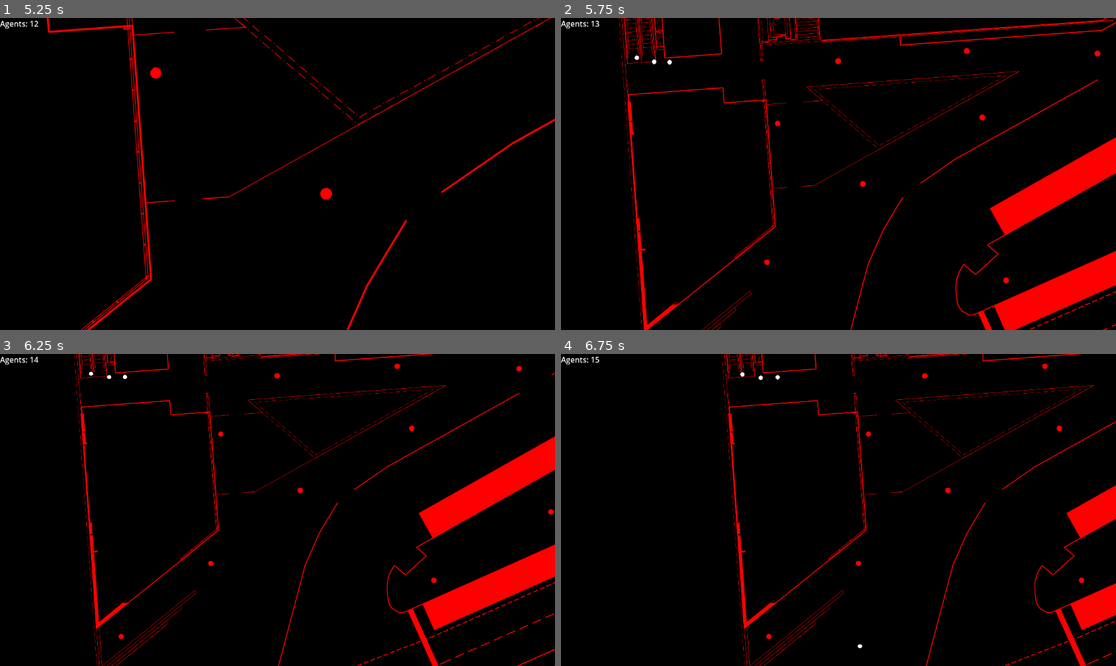
Above: before the commit, frames 1-4 (two rows, left to right).
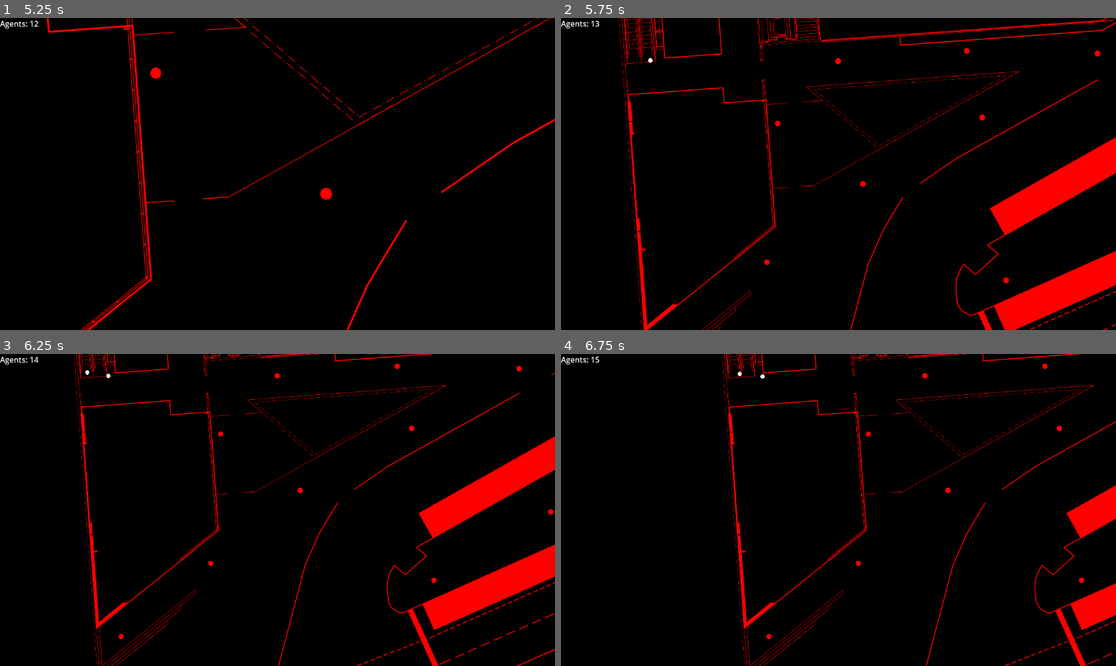
Above: after the commit, the same moments.

Repository: LukasEliasson/molndalsbro-simulering
Game: Godot game, scene res://scenes/Main.tscn
Two runs of this game, one before a commit and one after it. Both use one fixed random seed, a clock stepped at 60 frames per second and the inputs below. This scene is started directly instead of the project's main scene.
Inputs (mouse positions are in pixels of both pictures, inside the frame that each line leads up to):
- Up to frame 1 (5.25 s): move the mouse to (399, 158) at 0.52 s; hold S (camera_down) 0.53-1.28 s; move the mouse to (166, 189) at 1.27 s; tap A (camera_left) at 1.35 s; tap Enter at 2, 4.25 s; move the mouse to (333, 105) at 2.02 s; hold D (camera_right) 2.03-2.78 s; move the mouse to (249, 236) at 2.77 s; tap W (camera_up) at 2.85 s; tap Space (simulation_pause) at 3.5, 5 s; move the mouse to (444, 220) at 3.52 s; hold Shift (shift) 3.53-4.28 s; move the mouse to (111, 127) at 4.27 s; tap Mouse wheel up (zoom_in) at 4.35 s; move the mouse to (305, 174) at 5.02 s; hold Mouse wheel down (zoom_out) from 5.03 s (still down)
- Up to frame 2 (5.75 s): keep holding Mouse wheel down (zoom_out)
- Up to frame 3 (6.25 s): move the mouse to (194, 432) at 5.77 s; release Mouse wheel down (zoom_out) at 5.78 s; tap S (camera_down) at 5.85 s
- Up to frame 4 (6.75 s): move the mouse to (960, 494) at 6.52 s; hold A (camera_left) from 6.53 s (still down)

Frame 1 is identical in both runs. In frame 2, less than 0.1% of the frame differs, in the area x 13-21%, y 12-15%; in frame 3, less than 0.1%; in frame 4, less than 0.1%, in the area x 31-55%, y 5-95%.

Commit message:
Changed standard weights

Diff:
--- a/config.cfg
+++ b/config.cfg
@@ -1,30 +1,30 @@
 [Combo]
 
-Stairs1=1.0
-Stairs2=0.5
+Stairs1=1.5
+Stairs2=0.1
 Stairs3=0.1
-Street1=1.0
-Street2=1.0
+Street1=0.5
+Street2=0.3
 Elevator1=0.1
-Elevator2=0.1
+Elevator2=0.05
 
 [Entry]
 
-Escalator1_1=1.0
-Escalator2_1=1.0
+Escalator1_1=2.0
+Escalator2_1=4.0
 
 [Exit]
 
-Escalator1_2=1.0
-Escalator2_2=1.0
+Escalator1_2=2.0
+Escalator2_2=4.0
 
 [Cluster]
 
-Bus1=1.0
-Bus2=1.0
-Bus3=1.0
-Bus4=1.0
-Bus5=1.0
-Bus6=1.0
-Bus7=1.0
-Bus8=1.0
+Bus1=0.5
+Bus2=0.5
+Bus3=0.5
+Bus4=0.5
+Bus5=0.5
+Bus6=0.5
+Bus7=0.5
+Bus8=0.5
--- a/scripts/Main.gd
+++ b/scripts/Main.gd
@@ -64,25 +64,25 @@
 		camera.position += input_dir.normalized() * MOVE_SPEED * delta * multi / camera.zoom.x
 
 func create_default_config():
-	config_file.set_value("Combo", "Stairs1", 1.0) # TODO Create default values
+	config_file.set_value("Combo", "Stairs1", 1.5) # TODO Create default values
 	config_file.set_value("Combo", "Stairs2", 0.1)
-	config_file.set_value("Combo", "Stairs3", 1.0)
-	config_file.set_value("Combo", "Street1", 1.0)
-	config_file.set_value("Combo", "Street2", 1.0)
+	config_file.set_value("Combo", "Stairs3", 0.1)
+	config_file.set_value("Combo", "Street1", 0.5)
+	config_file.set_value("Combo", "Street2", 0.3)
 	config_file.set_value("Combo", "Elevator1", 0.1)
-	config_file.set_value("Combo", "Elevator2", 0.1)
+	config_file.set_value("Combo", "Elevator2", 0.05)
 
-	config_file.set_value("Entry", "Escalator1_1", 1.0)
-	config_file.set_value("Entry", "Escalator2_1", 1.0)
+	config_file.set_value("Entry", "Escalator1_1", 2.0)
+	config_file.set_value("Entry", "Escalator2_1", 4.0)
 
-	config_file.set_value("Exit", "Escalator1_2", 1.0)
-	config_file.set_value("Exit", "Escalator2_2", 1.0)
+	config_file.set_value("Exit", "Escalator1_2", 2.0)
+	config_file.set_value("Exit", "Escalator2_2", 4.0)
 
-	config_file.set_value("Cluster", "Bus1", 1.0)
-	config_file.set_value("Cluster", "Bus2", 1.0)
-	config_file.set_value("Cluster", "Bus3", 1.0)
-	config_file.set_value("Cluster", "Bus4", 1.0)
-	config_file.set_value("Cluster", "Bus5", 1.0)
-	config_file.set_value("Cluster", "Bus6", 1.0)
-	config_file.set_value("Cluster", "Bus7", 1.0)
-	config_file.set_value("Cluster", "Bus8", 1.0)
+	config_file.set_value("Cluster", "Bus1", 0.5)
+	config_file.set_value("Cluster", "Bus2", 0.5)
+	config_file.set_value("Cluster", "Bus3", 0.5)
+	config_file.set_value("Cluster", "Bus4", 0.5)
+	config_file.set_value("Cluster", "Bus5", 0.5)
+	config_file.set_value("Cluster", "Bus6", 0.5)
+	config_file.set_value("Cluster", "Bus7", 0.5)
+	config_file.set_value("Cluster", "Bus8", 0.5)
